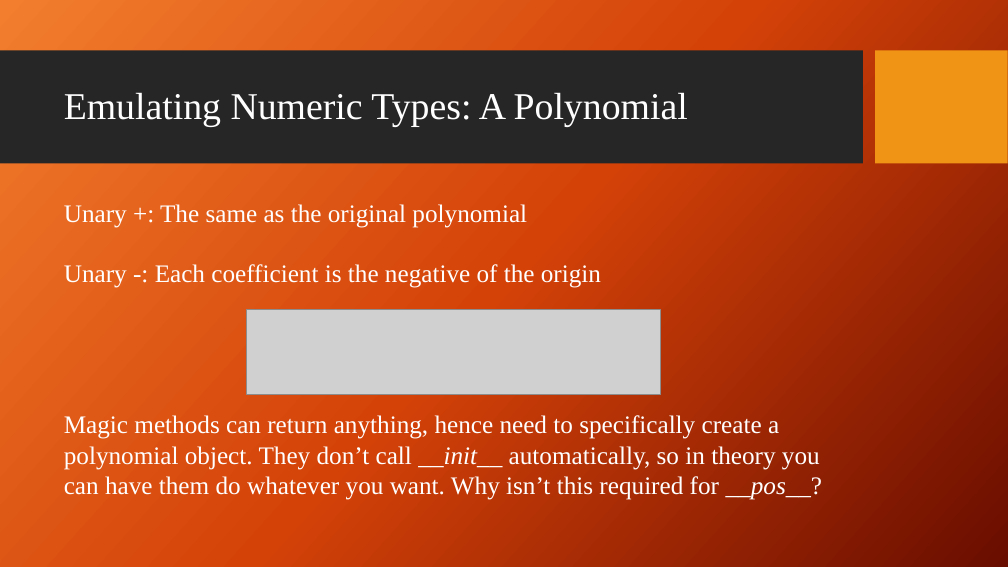
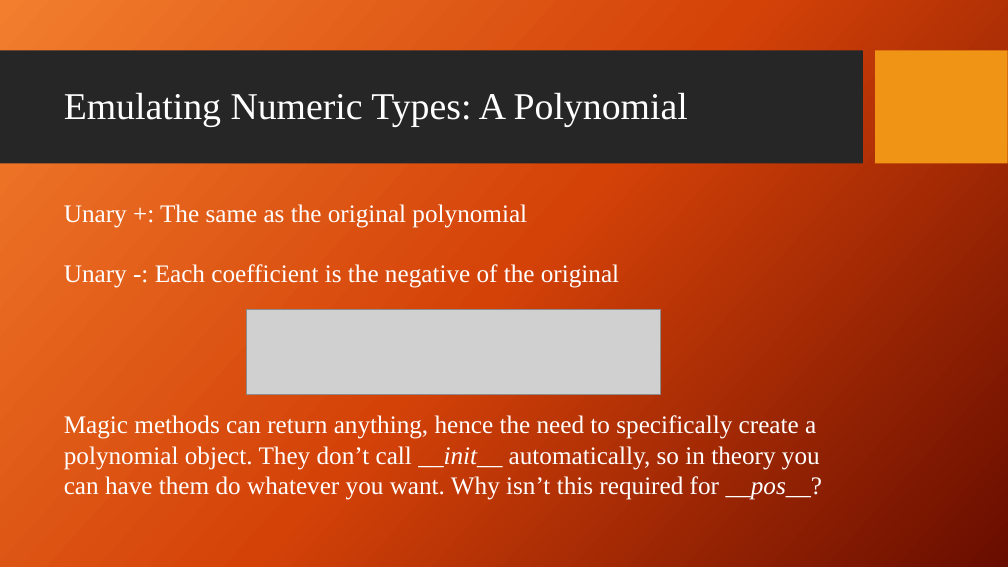
Before and after one commit to giganano/PythonBootcamp, a slide deck: slide 27 of slides/classes.pptx. Drawn at 1008x567 pixels with LibreOffice and Linux fonts; fonts in the diff are those of the drawing; grey boxes stand for pictures; background and template pictures are left out. Boxes give left, top, right and bottom in pixels: in the first picture for what was removed or moved away, otherwise in the second. Text is boxed around its words. In the diff, an @@ line names an element or a change of style, - is before the commit and + after.

```diff
--- a/slides/classes.pptx
+++ b/slides/classes.pptx
@@ text at (64,264,823,500): text changed @@
-Unary -: Each coefficient is the negative of the origin
-Magic methods can return anything, hence need to specifically create a polynomial object. They don’t call __init__ automatically, so in theory you can have them do whatever you want. Why isn’t this required for __pos__?
+Unary -: Each coefficient is the negative of the original
+Magic methods can return anything, hence the need to specifically create a polynomial object. They don’t call __init__ automatically, so in theory you can have them do whatever you want. Why isn’t this required for __pos__?
```
Also in this commit, not shown: 2 other slides changed, 1 other file.
